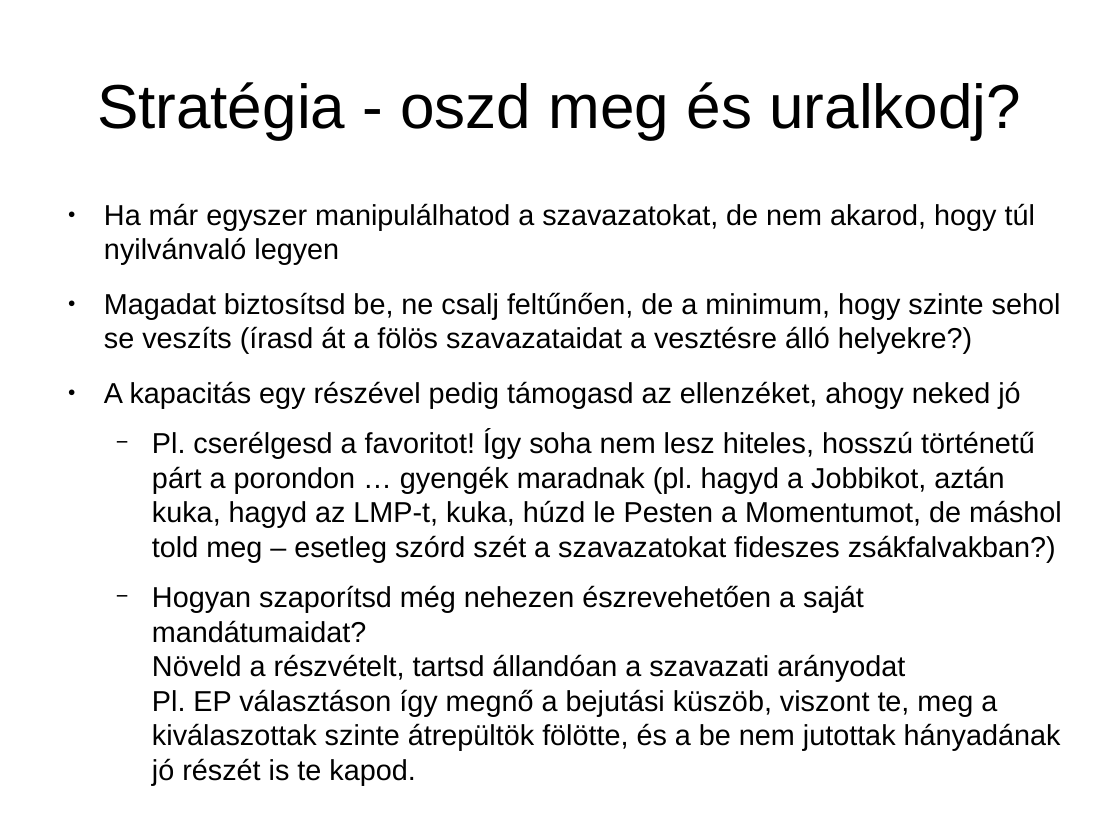
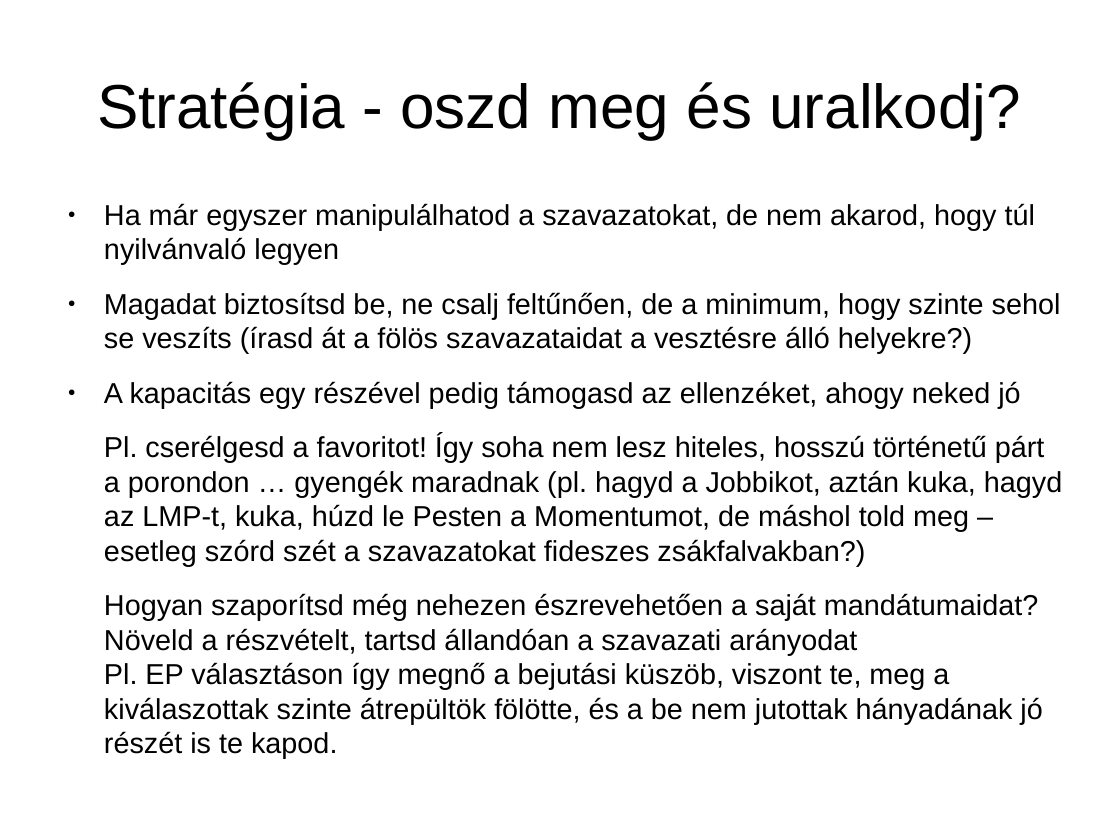
Before and after one commit to brezniczky/ep_elections_2019_hun, a slide deck: slide 34 of slides/hun/slides.odp (slide 33 before the commit). Drawn at 1120x840 pixels with LibreOffice and Linux fonts; fonts in the diff are those of the drawing. Boxes give left, top, right and bottom in pixels: in the first picture for what was removed or moved away, otherwise in the second. Text is boxed around its words. In the diff, an @@ line names an element or a change of style, - is before the commit and + after.

```diff
--- a/slides/hun/slides.odp
+++ b/slides/hun/slides.odp
@@ text at (104, 435, 1062, 758): bullet − to none; list level 2 to 1 in "Pl. cserélgesd a favoritot! Így ..."; list level 2 to 1 in "Hogyan szaporítsd még nehezen észrevehetően ..." @@
```
Also in this commit, not shown: 3 other slides changed, 1 slide added, 24 other files.
